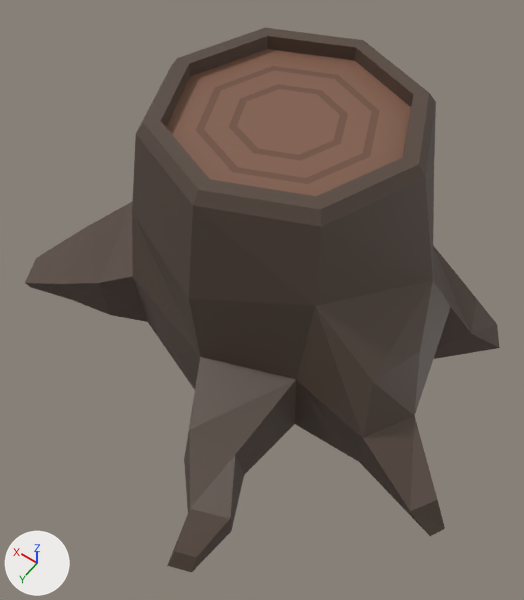
A saved change to the Blender file Assets/Models/mapa/treeStump.blend.
Before and after are seen from a 50 mm lens placed at (-2.11, 3.26, 5.02), pointed at (-0.1, 0.44, 0.59). Every picture has the same lights, and +X, +Y and +Z are marked at lower left.
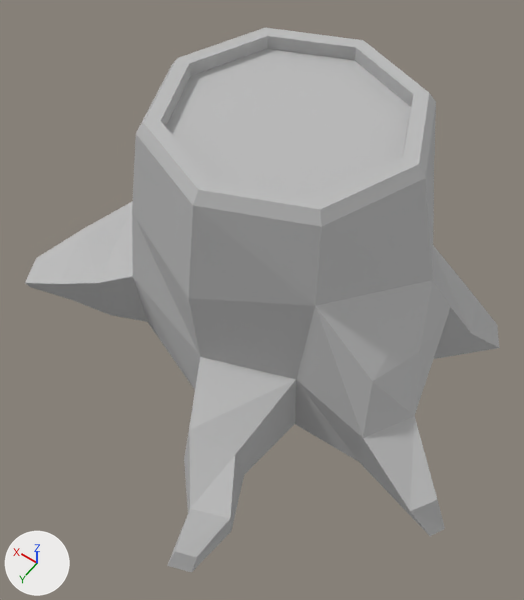
The change in detail:
Material 'Material' (mat_material) is new.
Its base color is (0.5, 0.5, 0.5) (grey #bcbcbc).
Its roughness is 0.885.
me_cylinder_002 has 138 vertices, 144 faces and spans x -2.06..2.14, y -2.51..2.3, z -1.08..1.08.
me_cylinder_002 is used by ob_cylinder; location (0.0, 0.0, 1.0).
me_cylinder_002 part 1: all 104 faces that had it switch from mat_material_001 (brown #55463d) to mat_material (grey #bcbcbc).
me_cylinder_002 part 2: all 24 faces that had it switch from mat_material_003 (brown #825e4c) to mat_material (grey #bcbcbc).
me_cylinder_002 part 3: all 16 faces that had it switch from mat_material_004 (brown #715242) to mat_material (grey #bcbcbc).

Where the change shows, as pixel boxes [x1, y1, x2, y2] in the pictures (524 x 600 px):
part 1 of me_cylinder_002, recoloured (brown to grey): [25, 28, 500, 573] in both
part 2 of me_cylinder_002, recoloured (brown to grey): [166, 49, 411, 196] in both
part 3 of me_cylinder_002, recoloured (brown to grey): [196, 66, 380, 184] in both
